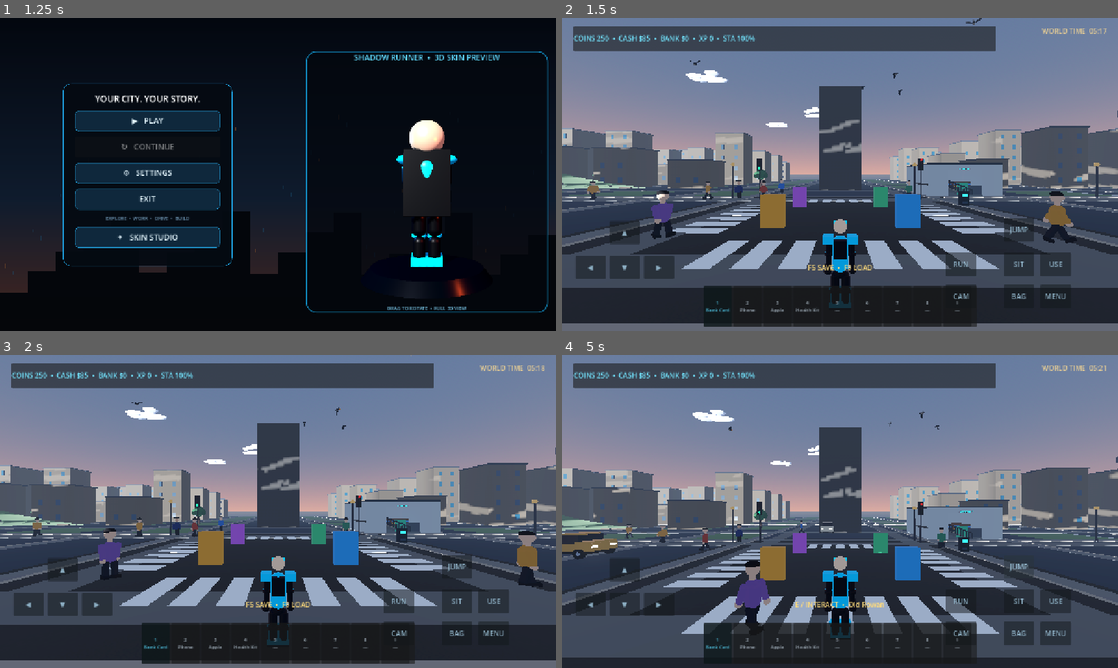
Above: before the commit, frames 1-4 (two rows, left to right).
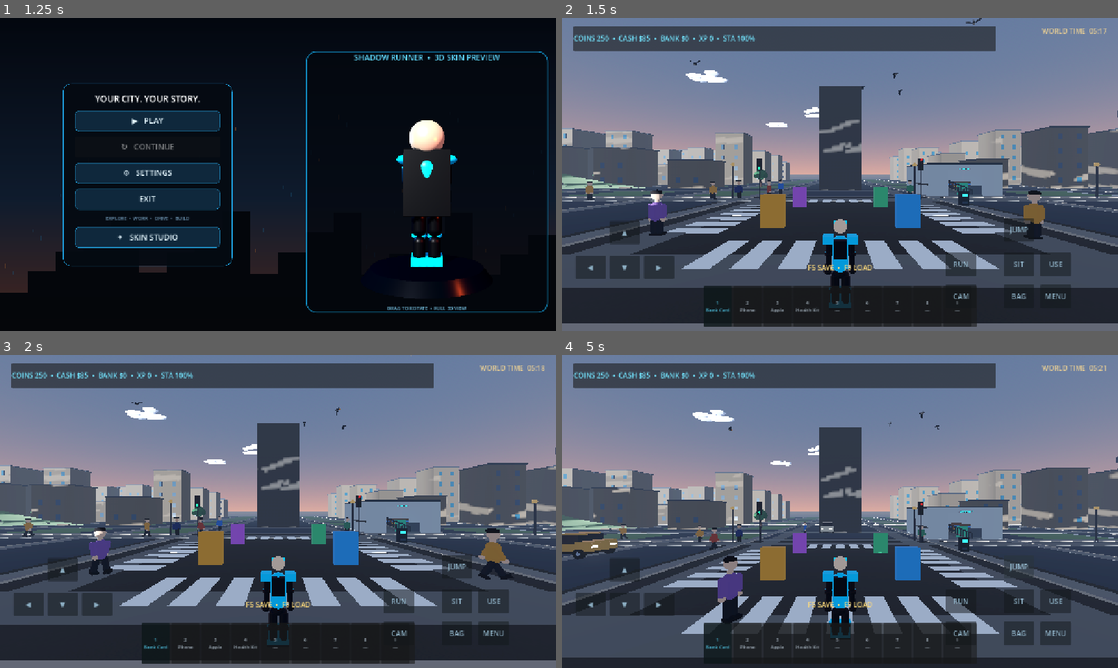
Above: after the commit, the same moments.

Repository: arezosaleh040-wq/Stickman
Game: Godot game, scene res://scenes/main.tscn
Two runs of this game, one before a commit and one after it. Both use one fixed random seed, a clock stepped at 60 frames per second and the inputs below.
Inputs:
- Up to frame 1 (1.25 s): click "▲" at 0.5 s
- Up to frame 2 (1.5 s): click "▶ PLAY" at 1.25 s
- Up to frame 3 (2 s): no input
- Up to frame 4 (5 s): click "◀" at 2 s; click "▼" at 2.75 s; click "▶" at 3.5 s; click "JUMP" at 4.25 s

Frame 1 is identical in both runs. In frame 2, 1.4% of the frame differs, in the area x 4-92%, y 51-72%; in frame 3, 1.7%; in frame 4, 2.0%, in the area x 10-69%, y 52-90%.
Error in both runs: Invalid call. Nonexistent 'float' constructor. (res://scripts/player.gd:371)

Commit message:
Add daily routines and varied resident behavior

Diff:
--- a/scripts/npc.gd
+++ b/scripts/npc.gd
@@ -15,6 +15,10 @@
 var gravity: float = ProjectSettings.get_setting("physics/3d/default_gravity")
 var stuck_time := 0.0
 var previous_position := Vector3.ZERO
+var activity_anchor := Vector3.ZERO
+var activity_name := "Exploring the district"
+var routine_phase := -1
+@export_range(0.0, 1.0) var schedule_offset := 0.0
 
 func _ready() -> void:
 	add_to_group("interactables")
@@ -23,9 +27,12 @@
 	home_position = global_position
 	previous_position = global_position
 	_build_appearance()
+	activity_anchor = home_position
+	_sync_daily_routine(true)
 	_choose_destination()
 
 func _physics_process(delta: float) -> void:
+	_sync_daily_routine()
 	if not is_on_floor():
 		velocity.y -= gravity * delta
 	else:
@@ -105,15 +112,50 @@
 		_choose_destination()
 
 func interact() -> String:
-	return display_name + ": " + dialogue
+	return display_name + " • " + activity_name + ": " + dialogue
+
+func _sync_daily_routine(force: bool = false) -> void:
+	var clock_value := 0.22
+	var world := get_parent()
+	if world != null:
+		var clock_data: Variant = world.get("day_clock")
+		if clock_data != null:
+			clock_value = float(clock_data)
+	var shifted_clock := fposmod(clock_value + schedule_offset, 1.0)
+	var hour := int(shifted_clock * 24.0)
+	var next_phase := 3
+	if hour >= 6 and hour < 10:
+		next_phase = 0
+	elif hour >= 10 and hour < 17:
+		next_phase = 1
+	elif hour >= 17 and hour < 22:
+		next_phase = 2
+	if not force and next_phase == routine_phase:
+		return
+	routine_phase = next_phase
+	match routine_phase:
+		0:
+			activity_name = "Morning commute"
+			activity_anchor = home_position + Vector3(4.0, 0.0, 2.5)
+		1:
+			activity_name = "At work"
+			activity_anchor = home_position + Vector3(-5.0, 0.0, 4.0)
+		2:
+			activity_name = "Evening walk"
+			activity_anchor = home_position + Vector3(3.0, 0.0, -5.0)
+		_:
+			activity_name = "Heading home"
+			activity_anchor = home_position
+	target_position = Vector3(activity_anchor.x, global_position.y, activity_anchor.z)
+	wait_time = 0.0
 
 func _choose_destination() -> void:
-	var offset := Vector3(randf_range(-18.0, 18.0), 0.0, randf_range(-18.0, 18.0))
-	var candidate := home_position + offset
+	var offset := Vector3(randf_range(-7.5, 7.5), 0.0, randf_range(-7.5, 7.5))
+	var candidate := activity_anchor + offset
 	if global_position.distance_to(home_position) > minf(wander_radius, 95.0):
-		candidate = home_position
+		candidate = activity_anchor
 	target_position = Vector3(candidate.x, global_position.y, candidate.z)
-	wait_time = randf_range(0.08, 0.28)
+	wait_time = randf_range(0.35, 1.15)
 
 func _build_appearance() -> void:
 	var outfit_colors := [Color(0.12,0.36,0.62),Color(0.56,0.22,0.16),Color(0.18,0.43,0.31),Color(0.42,0.30,0.52),Color(0.68,0.48,0.19)]
